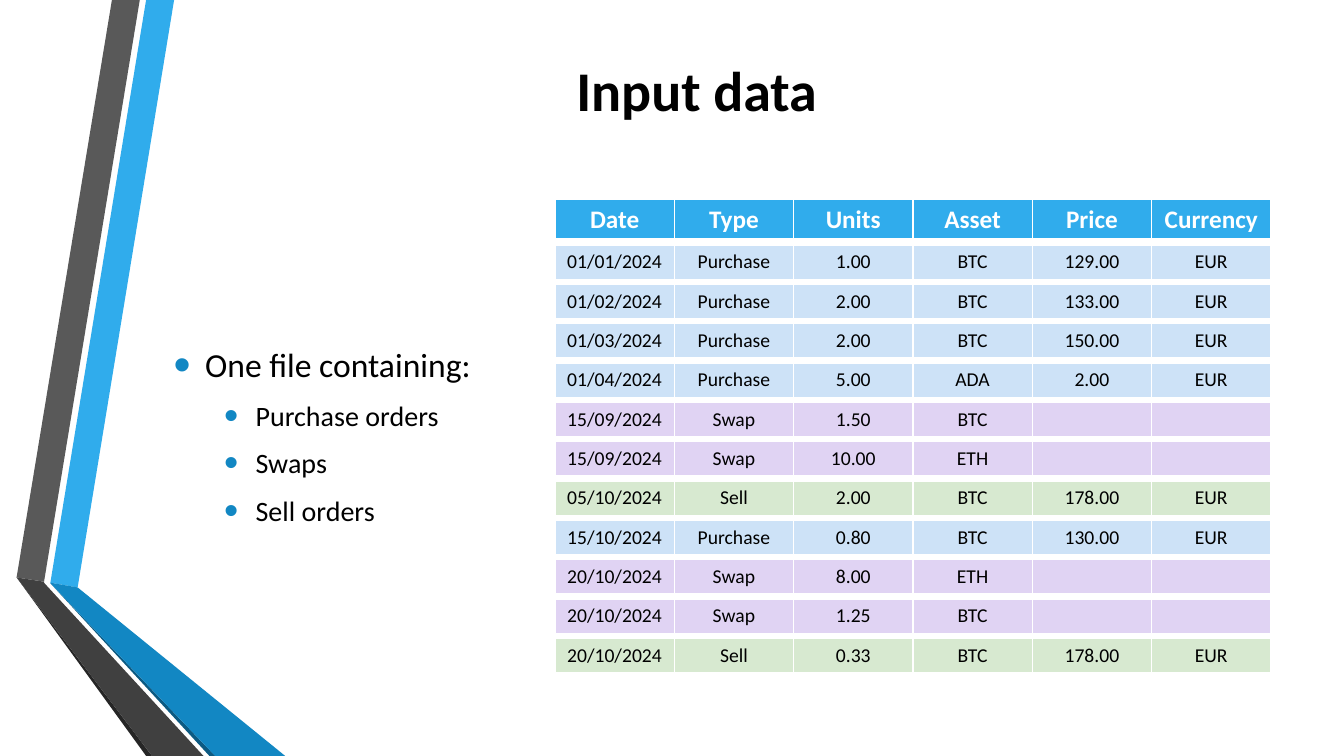
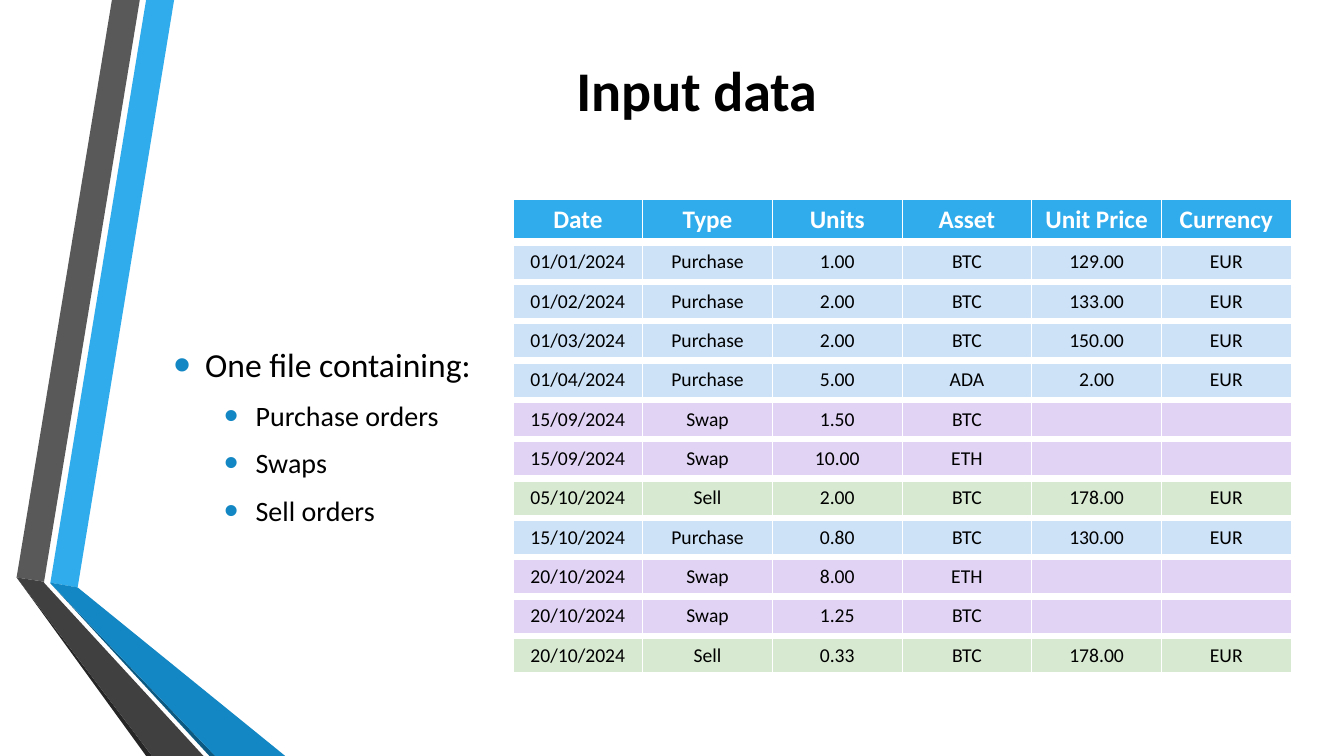
Before and after one commit to FedericoGentile/capital-gains-tax-calculator, a slide deck: slide 3 of capital_gains_tax_calculator.pptx. Drawn at 1344x756 pixels with LibreOffice and Linux fonts; fonts in the diff are those of the drawing; background and template pictures are left out. Boxes give left, top, right and bottom in pixels: in the first picture for what was removed or moved away, otherwise in the second. Text is boxed around its words. In the diff, an @@ line names an element or a change of style, - is before the commit and + after.

Commit message:
Improved PPT

```diff
--- a/capital_gains_tax_calculator.pptx
+++ b/capital_gains_tax_calculator.pptx
@@ table at bbox=[513, 200, 1294, 240] @@
-row 1, column 5: Price
+row 1, column 5: Unit Price
@@ table: place and size @@
-table at bbox=[556, 200, 1269, 240]
+table at bbox=[513, 200, 1294, 240]
@@ table: place and size @@
-table at bbox=[556, 245, 1269, 278]
+table at bbox=[513, 245, 1294, 278]
@@ table: place and size @@
-table at bbox=[556, 284, 1269, 318]
+table at bbox=[513, 284, 1294, 318]
@@ table: place and size @@
-table at bbox=[556, 324, 1269, 357]
+table at bbox=[513, 324, 1294, 357]
@@ table: place and size @@
-table at bbox=[556, 363, 1269, 396]
+table at bbox=[513, 363, 1294, 396]
@@ table: place and size @@
-table at bbox=[556, 402, 1269, 436]
+table at bbox=[513, 402, 1294, 436]
@@ table: place and size @@
-table at bbox=[556, 442, 1269, 475]
+table at bbox=[513, 442, 1294, 475]
@@ table: place and size @@
-table at bbox=[556, 481, 1269, 514]
+table at bbox=[513, 481, 1294, 514]
@@ table: place and size @@
-table at bbox=[556, 520, 1269, 554]
+table at bbox=[513, 520, 1294, 554]
@@ table: place and size @@
-table at bbox=[556, 560, 1269, 593]
+table at bbox=[513, 560, 1294, 593]
@@ table: place and size @@
-table at bbox=[556, 599, 1269, 632]
+table at bbox=[513, 599, 1294, 632]
@@ table: place and size @@
-table at bbox=[556, 638, 1269, 671]
+table at bbox=[513, 638, 1294, 671]
```
Also in this commit, not shown: 40 other slides changed.
